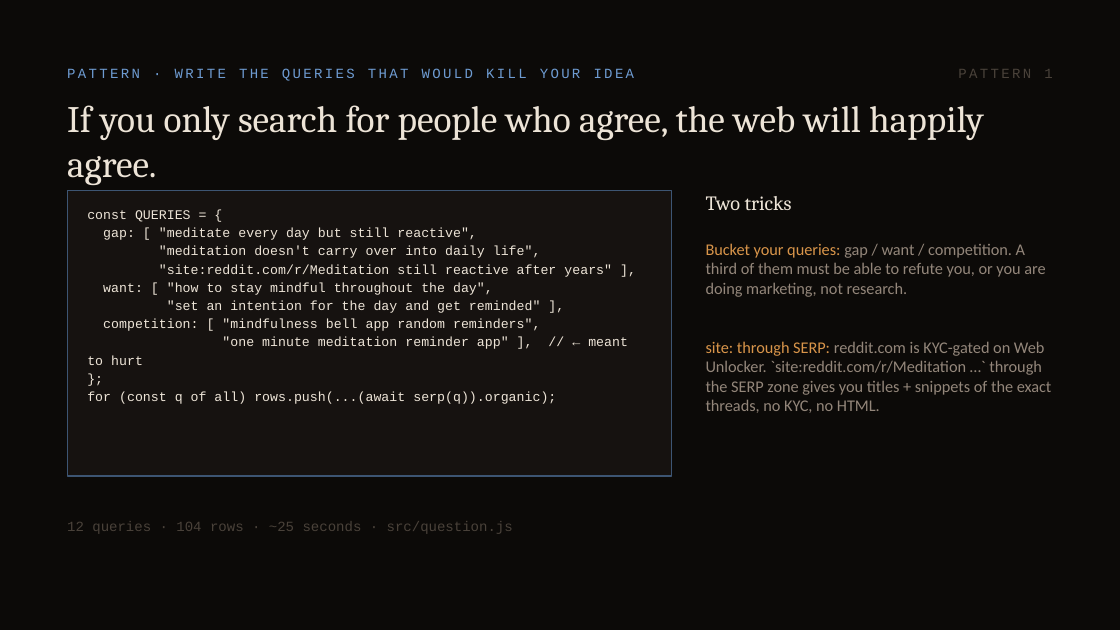
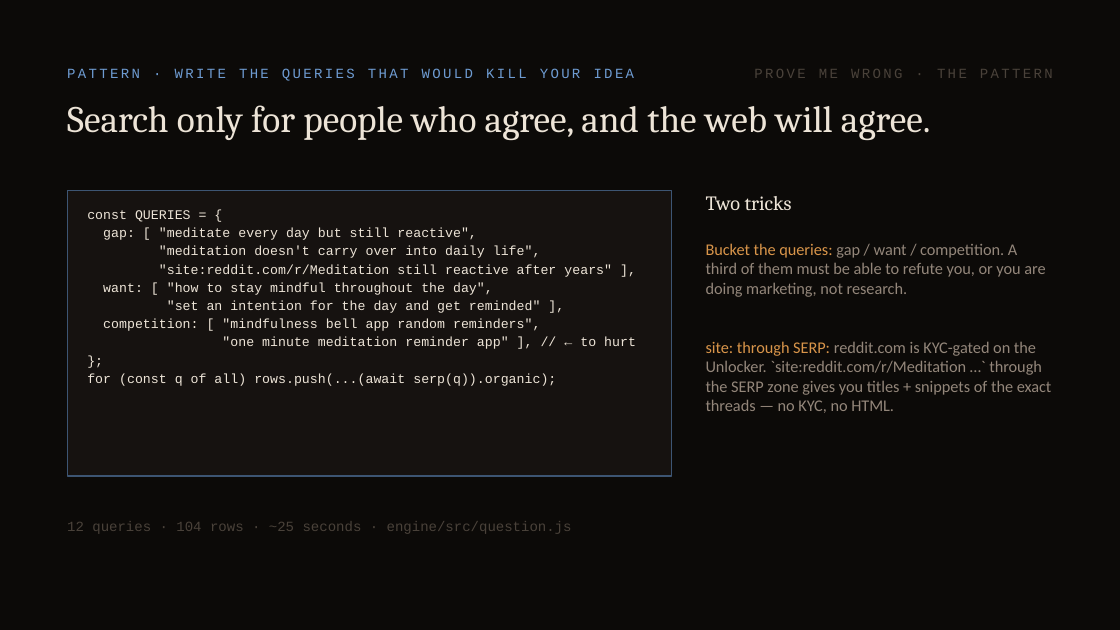
Before and after one commit to kewinzaq1/first-breath, a slide deck: slide 4 of docs/first-breath-how-it-works.pptx. Drawn at 1120x630 pixels with LibreOffice and Linux fonts; fonts in the diff are those of the drawing. Boxes give left, top, right and bottom in pixels: in the first picture for what was removed or moved away, otherwise in the second. Text is boxed around its words. In the diff, an @@ line names an element or a change of style, - is before the commit and + after.

```diff
--- a/docs/first-breath-how-it-works.pptx
+++ b/docs/first-breath-how-it-works.pptx
@@ text at box(754, 69, 1053, 78): text changed @@
-PATTERN 1
+PROVE ME WRONG · THE PATTERN
@@ text at box(67, 105, 931, 140): text changed @@
-If you only search for people who agree, the web will happily agree.
+Search only for people who agree, and the web will agree.
@@ text at box(706, 243, 1052, 413): text changed @@
-Bucket your queries: gap / want / competition. A third of them must be able to refute you, or you are doing marketing, not research.
-site: through SERP: reddit.com is KYC-gated on Web Unlocker. `site:reddit.com/r/Meditation …` through the SERP zone gives you titles + snippets of the exact threads, no KYC, no HTML.
+Bucket the queries: gap / want / competition. A third of them must be able to refute you, or you are doing marketing, not research.
+site: through SERP: reddit.com is KYC-gated on the Unlocker. `site:reddit.com/r/Meditation …` through the SERP zone gives you titles + snippets of the exact threads — no KYC, no HTML.
@@ text at box(222, 337, 636, 349): text changed @@
-"one minute meditation reminder app" ], // ← meant to hurt
+"one minute meditation reminder app" ], // ← to hurt
@@ text at box(67, 521, 572, 534): text changed @@
-12 queries · 104 rows · ~25 seconds · src/question.js
+12 queries · 104 rows · ~25 seconds · engine/src/question.js
```
Also in this commit, not shown: 8 other slides changed, 1 slide added, 1 slide removed, 14 other files.
